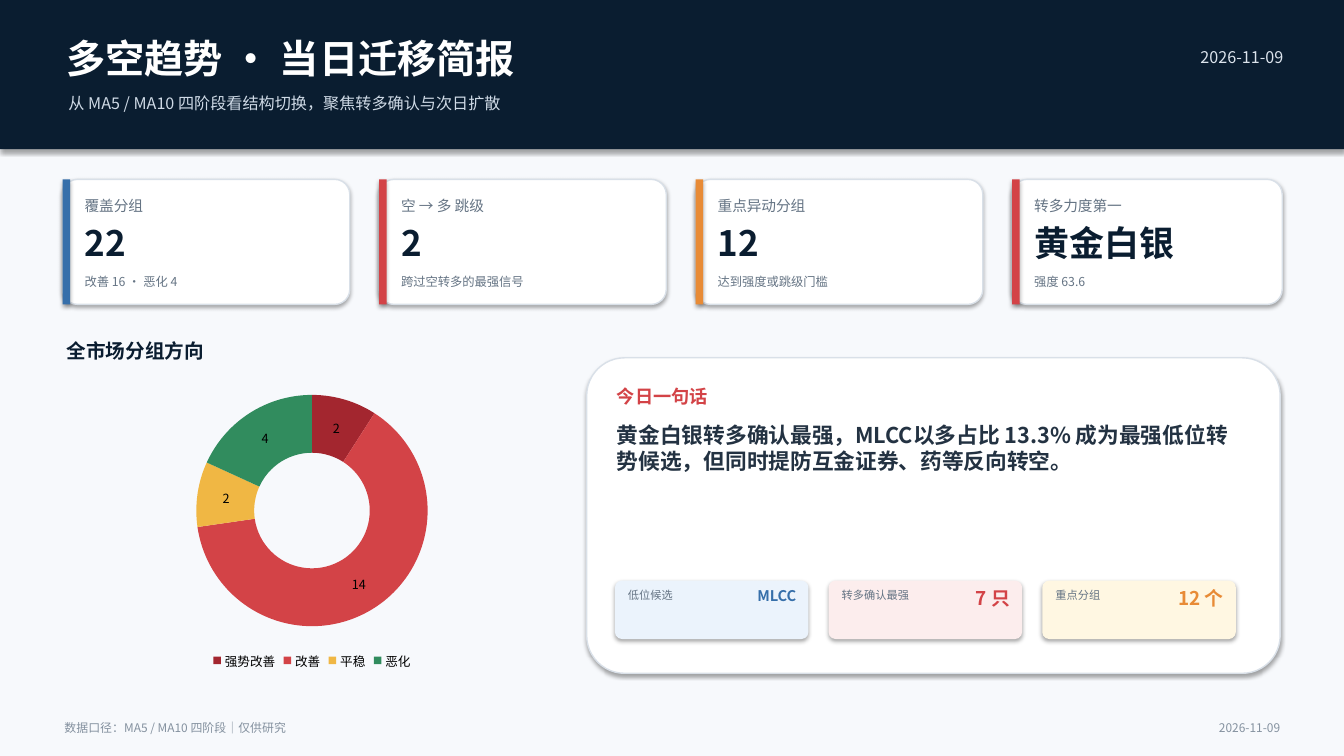
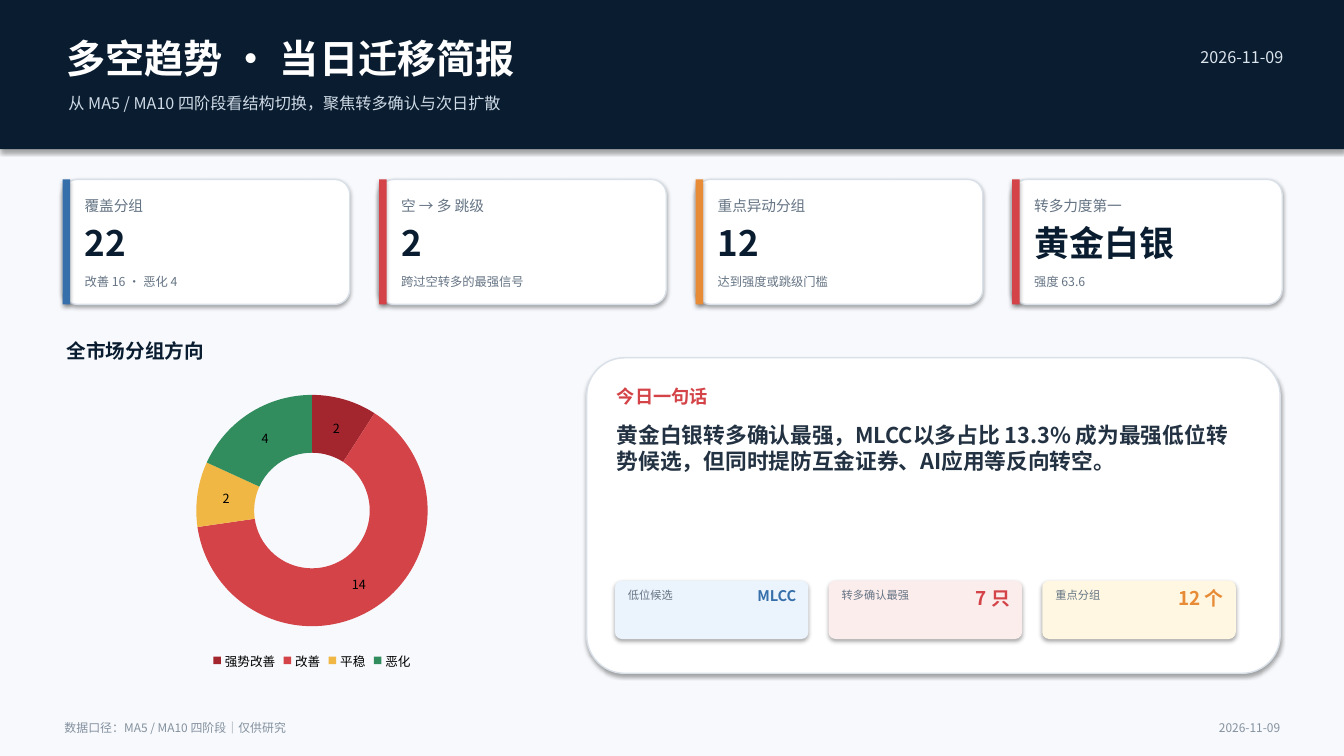
Before and after one commit to nancybhc/a-share-blast-lab, a slide deck: slide 1 of assets/多空阶段简报_2026-11-09.pptx. Drawn at 1344x756 pixels with LibreOffice and Linux fonts; fonts in the diff are those of the drawing. Boxes give left, top, right and bottom in pixels: in the first picture for what was removed or moved away, otherwise in the second. Text is boxed around its words. In the diff, an @@ line names an element or a change of style, - is before the commit and + after.

```diff
--- a/assets/多空阶段简报_2026-11-09.pptx
+++ b/assets/多空阶段简报_2026-11-09.pptx
@@ text at (x1=617, y1=424, x2=1228, y2=472): text changed @@
-黄金白银转多确认最强，MLCC以多占比 13.3% 成为最强低位转势候选，但同时提防互金证券、药等反向转空。
+黄金白银转多确认最强，MLCC以多占比 13.3% 成为最强低位转势候选，但同时提防互金证券、AI应用等反向转空。
```
Also in this commit, not shown: 3 other slides changed, 6 other files.
